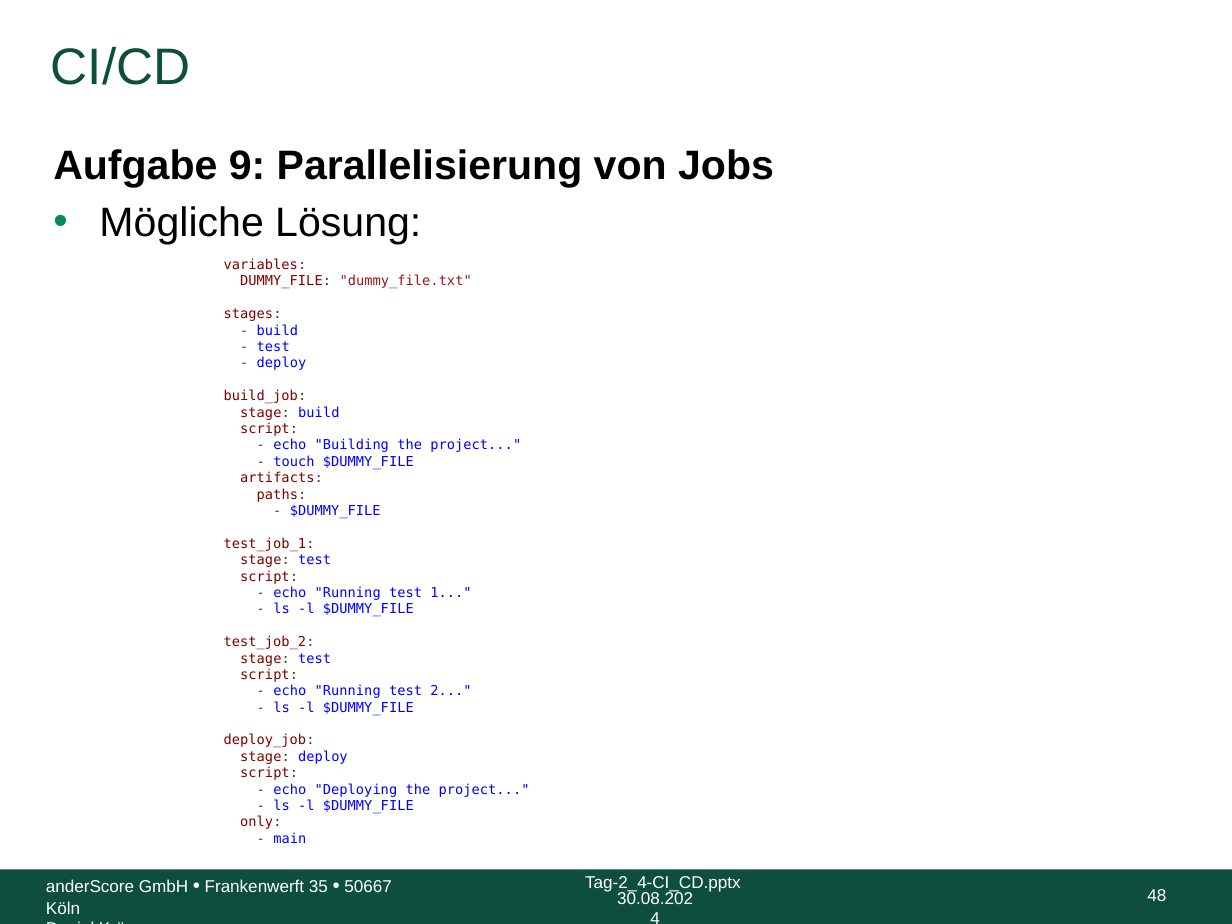
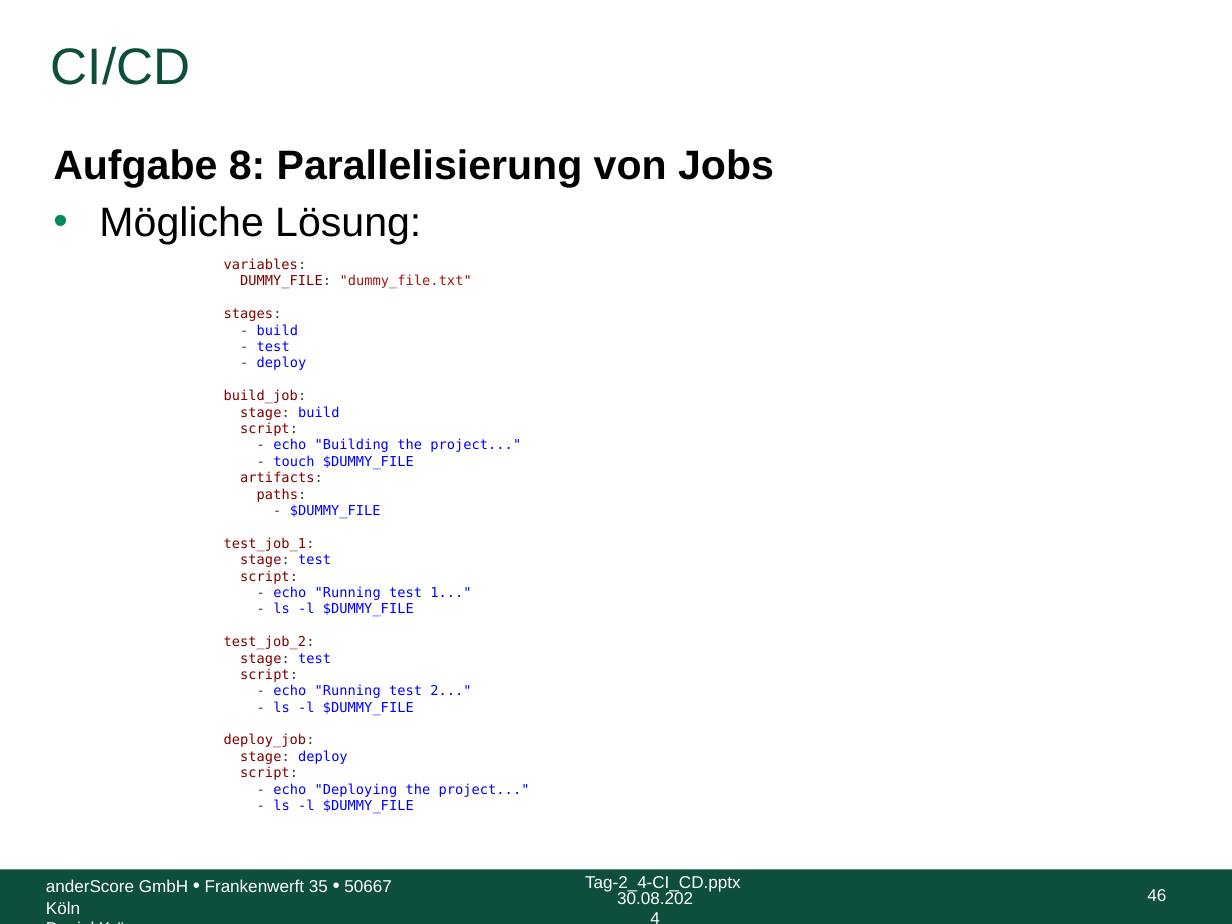
Before and after one commit to anderscore-gmbh/gitlab, a slide deck: slide 46 of slides/Tag-2_4-CI_CD.pptx (slide 48 before the commit). Drawn at 1232x924 pixels with LibreOffice and Linux fonts; fonts in the diff are those of the drawing; background and template pictures are left out. Boxes give left, top, right and bottom in pixels: in the first picture for what was removed or moved away, otherwise in the second. Text is boxed around its words. In the diff, an @@ line names an element or a change of style, - is before the commit and + after.

Commit message:
Aufgaben in 2-4 überarbeitet

```diff
--- a/slides/Tag-2_4-CI_CD.pptx
+++ b/slides/Tag-2_4-CI_CD.pptx
@@ text at (53, 149, 774, 187): text changed @@
-Aufgabe 9: Parallelisierung von Jobs
+Aufgabe 8: Parallelisierung von Jobs
@@ text at (240, 815, 306, 843): paragraphs removed @@
-only:
-- main
@@ page number at (1147, 889, 1166, 901): text changed @@
-48
+46
```
Also in this commit, not shown: 15 other slides changed, 2 slides removed.
